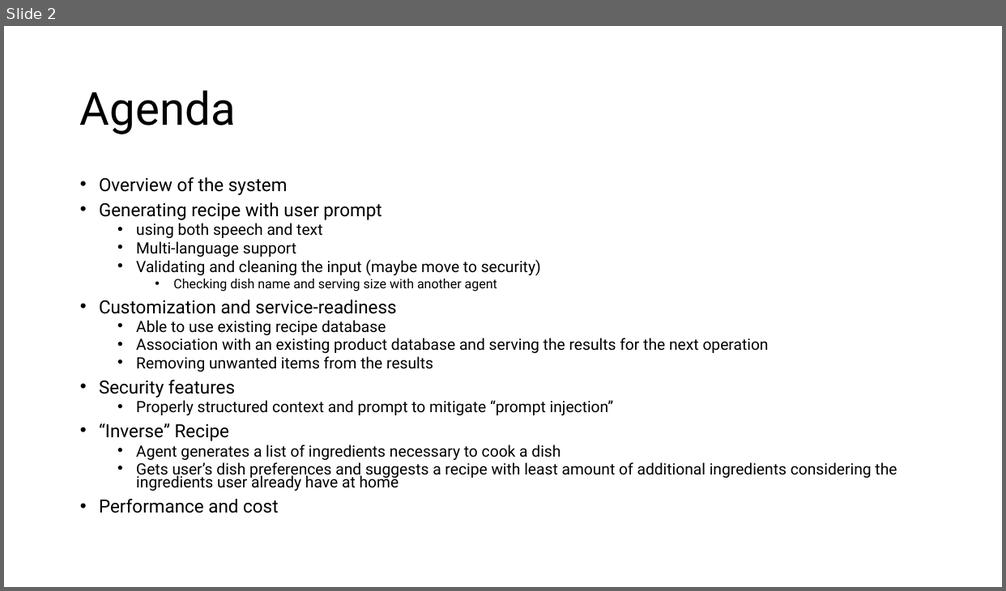
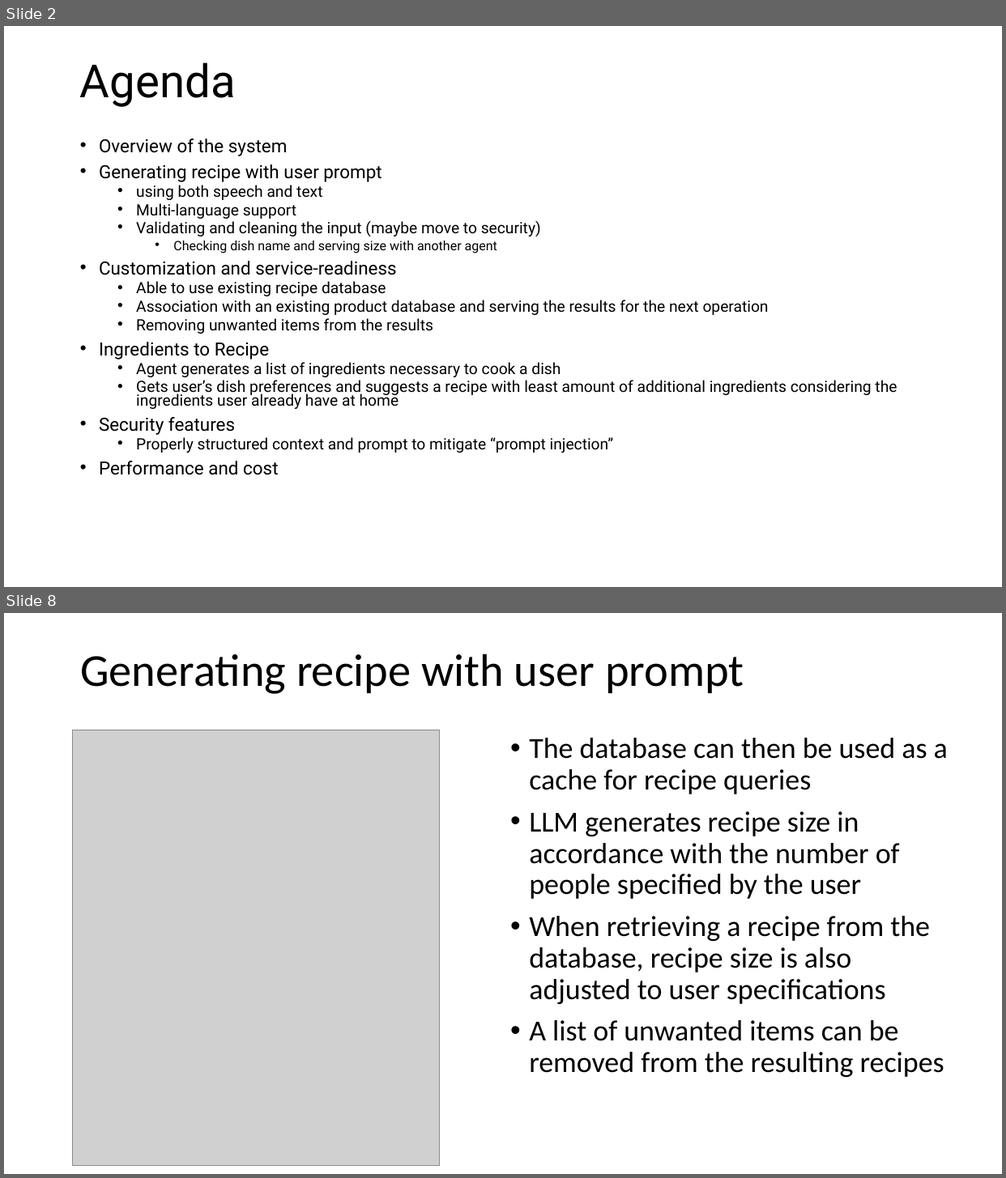
Before and after one commit to deepnetworkgmbh/generative-ai, a slide deck: recipe_generation/Presentation.pptx. Shown one above the other, each under a label of ours: slide 2 before the commit, slides 2 and 8 after it; the slides between them are not shown. The pictures are 1006x591 and 1006x1178 pixels, drawn with LibreOffice and Linux fonts; fonts in the diff are those of the drawing; grey boxes stand for pictures. Boxes give left, top, right and bottom in pixels: in the first picture for what was removed or moved away, otherwise in the second. Text is boxed around its words. In the diff, an @@ line names an element or a change of style, - is before the commit and + after.

```diff
--- a/recipe_generation/Presentation.pptx
+++ b/recipe_generation/Presentation.pptx
@@ slide 8 added at (x1=4, y1=613, x2=1002, y2=1174), background #FFFFFF @@
@@ title added at (x1=80, y1=653, x2=744, y2=694), 44 pt, text #000000 @@
+Generating recipe with user prompt
@@ picture added at (x1=73, y1=730, x2=440, y2=1166) @@
@@ text added at (x1=529, y1=738, x2=948, y2=1077), 28 pt, text #000000 @@
+• The database can then be used as a cache for recipe queries
+• LLM generates recipe size in accordance with the number of people specified by the user
+• When retrieving a recipe from the database, recipe size is also adjusted to user specifications
+• A list of unwanted items can be removed from the resulting recipes
@@ slide 2 changed as well @@
@@ title "Agenda" moved from (x1=80, y1=90, x2=236, y2=135) to (x1=80, y1=62, x2=236, y2=107) @@
@@ text "Overview of the system" moved from (x1=99, y1=177, x2=897, y2=514) to (x1=99, y1=139, x2=897, y2=476) @@
@@ text at (x1=99, y1=342, x2=897, y2=409): paragraphs added @@
+• Ingredients to Recipe
+  • Agent generates a list of ingredients necessary to cook a dish
+  • Gets user’s dish preferences and suggests a recipe with least amount of additional ingredients considering the ingredients user already have at home
@@ text at (x1=99, y1=424, x2=897, y2=491): paragraphs removed @@
-• “Inverse” Recipe
-  • Agent generates a list of ingredients necessary to cook a dish
-  • Gets user’s dish preferences and suggests a recipe with least amount of additional ingredients considering the ingredients user already have at home
```
Also in this commit, not shown: 13 other slides added, 2 other files.
